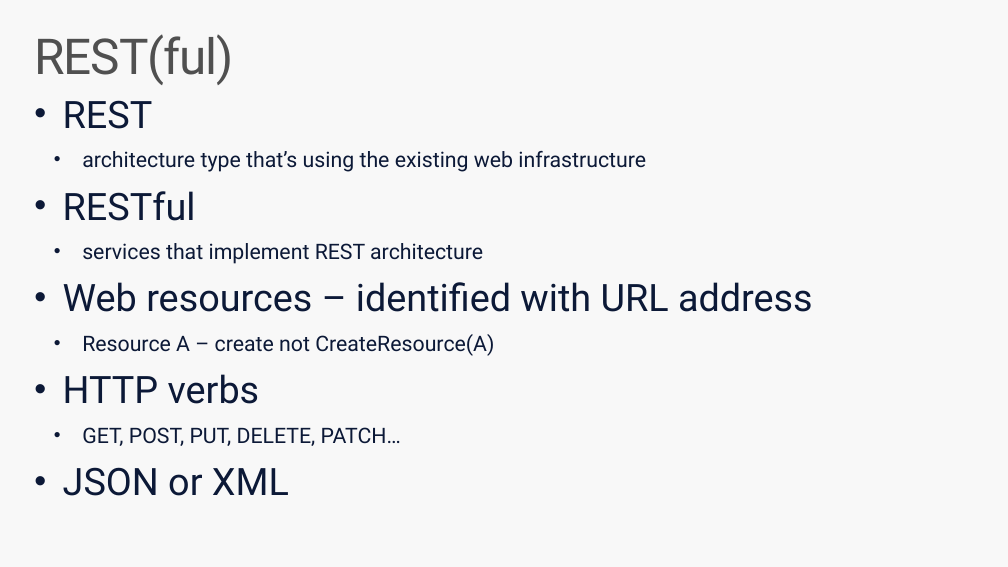
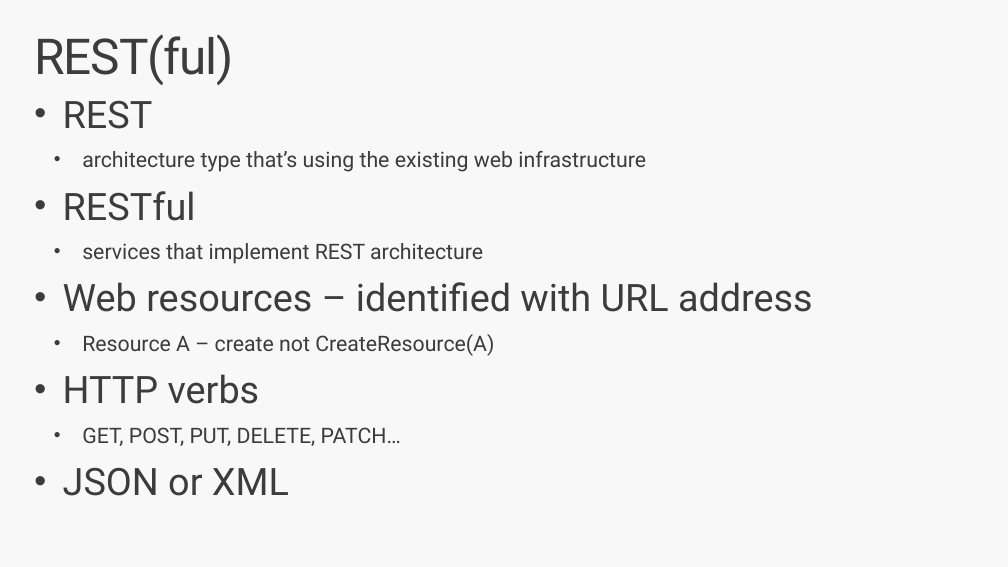
Before and after one commit to jlamch/.net-core, a slide deck: slide 4 of 2.rest-api-introduction.pptx. Drawn at 1008x567 pixels with LibreOffice and Linux fonts; fonts in the diff are those of the drawing. Boxes give left, top, right and bottom in pixels: in the first picture for what was removed or moved away, otherwise in the second. Text is boxed around its words. In the diff, an @@ line names an element or a change of style, - is before the commit and + after.

```diff
--- a/2.rest-api-introduction.pptx
+++ b/2.rest-api-introduction.pptx
@@ title "REST(ful)" at (34,34,234,85): text colour #505050 to #3C3C3C @@
@@ text "REST" at (63,100,813,496): text colour #0C1937 to #3C3C3C @@
```
Also in this commit, not shown: 7 other slides changed, 10 slides added, 2 other files.
